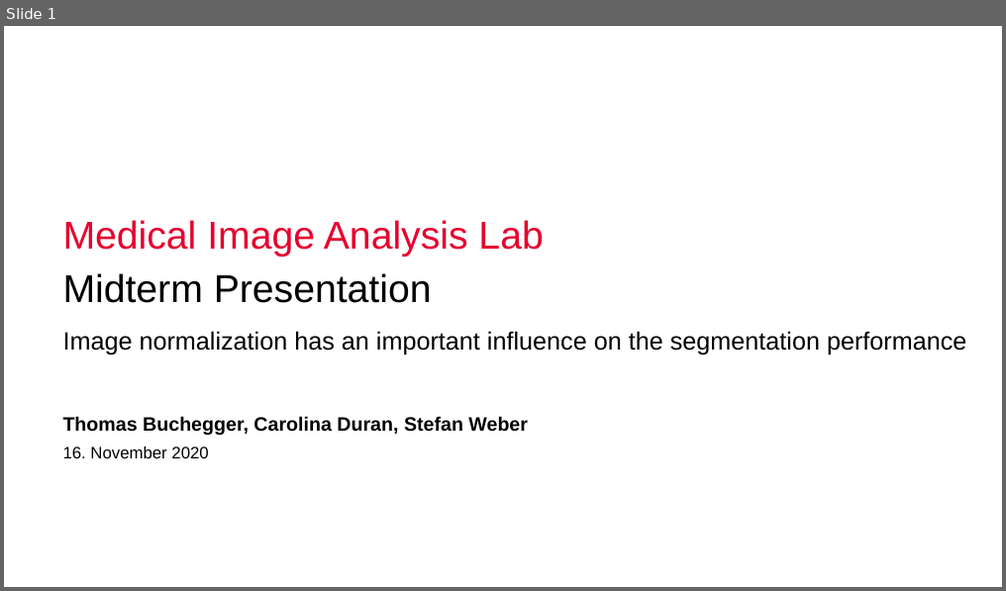
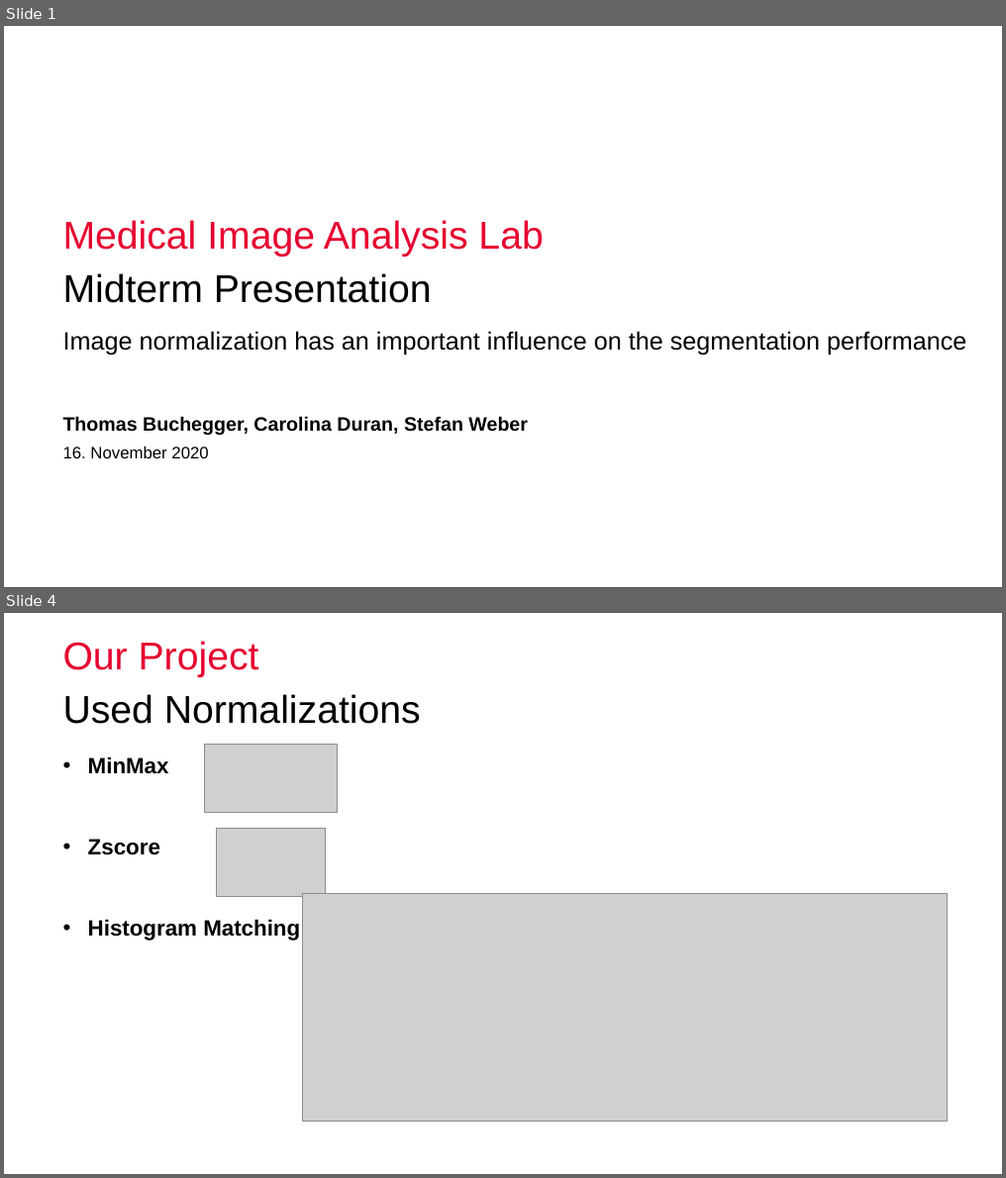
Before and after one commit to nibill/MIALab-1, a slide deck: Presentation/Midterm Presentation.pptx. Shown one above the other, each under a label of ours: slide 1 before the commit, slides 1 and 4 after it; the slides between them are not shown. The pictures are 1006x591 and 1006x1178 pixels, drawn with LibreOffice and Linux fonts; fonts in the diff are those of the drawing; grey boxes stand for pictures; background and template pictures are left out. Boxes give left, top, right and bottom in pixels: in the first picture for what was removed or moved away, otherwise in the second. Text is boxed around its words. In the diff, an @@ line names an element or a change of style, - is before the commit and + after.

```diff
--- a/Presentation/Midterm Presentation.pptx
+++ b/Presentation/Midterm Presentation.pptx
@@ slide 4 added at [4,613,1002,1174], background #FFFFFF @@
@@ title added at [63,641,259,677], 28 pt, text #E6002E @@
+Our Project
@@ text added at [63,694,421,724], 28 pt, text #000000 @@
+Used Normalizations
@@ text added at [88,757,300,941], 16 pt, text #000000, bold @@
+• MinMax
+• Zscore
+• Histogram Matching
@@ picture added at [205,745,338,813] @@
@@ picture added at [217,829,326,896] @@
@@ picture added at [302,893,947,1121] @@
```
Also in this commit, not shown: 2 slides changed, 7 other slides added, 2 slides removed.
